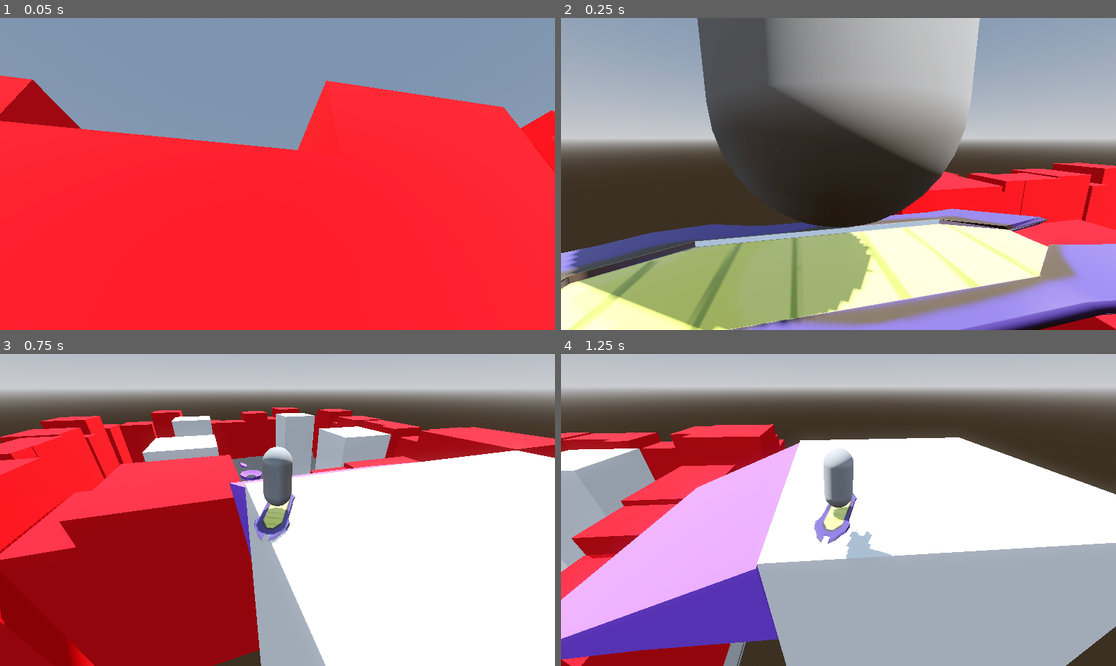
Above: before the commit, frames 1-4 (two rows, left to right).
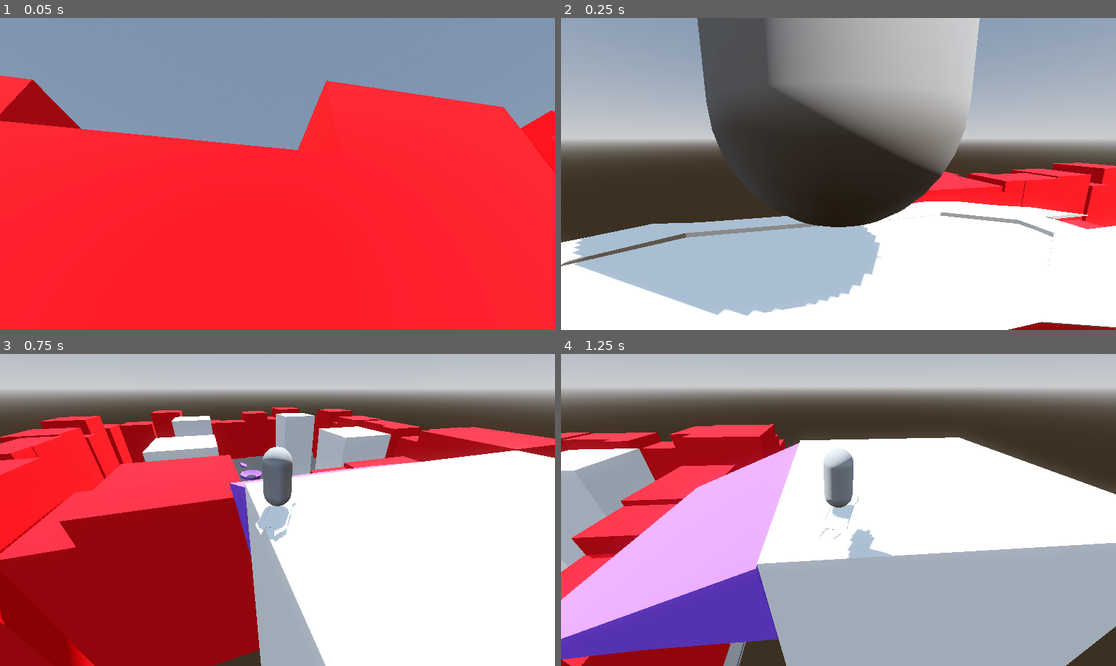
Above: after the commit, the same moments.

Repository: highrower/big-mode-26
Game: Godot game, scene res://Worlds/prototype_level.tscn
The game is run twice, just before and just after one commit, with the same random seed, the same clock (stepped at 60 frames per second) and the same inputs.
Inputs (mouse positions are in pixels of both pictures, inside the frame that each line leads up to):
- Up to frame 1 (0.05 s): no input
- Up to frame 2 (0.25 s): no input
- Up to frame 3 (0.75 s): tap Enter at 0.5 s; move the mouse to (399, 494) at 0.52 s; hold D (move_right) from 0.53 s (still down); click (399, 494) at 0.6 s
- Up to frame 4 (1.25 s): keep holding D (move_right); tap Space (jump) at 0.77 s

Frame 1 is identical in both runs. In frame 2, 35% of the frame differs, in the area x 0-100%, y 58-100%; in frame 3, 0.6%; in frame 4, 0.7%.

Commit message:
Revert "added textures to hoverboard spraypaint can and bat"
This reverts commit aff3048c5d3eb5c6a4b8f35238f1b3520c76b04c.

Diff:
--- a/player/movement/player.tscn
+++ b/player/movement/player.tscn
@@ -2,9 +2,10 @@
 
 [ext_resource type="Script" uid="uid://cpgox75irsaxa" path="res://player/movement/hover_raycasts.gd" id="1_rkbax"]
 [ext_resource type="Script" uid="uid://cm7oi2jaitb28" path="res://player/movement/player_controller.gd" id="2_rkbax"]
-[ext_resource type="PackedScene" uid="uid://b1tqu6gcxbdx7" path="res://player/movement/hoverboard.glb" id="4_wa6sx"]
 [ext_resource type="Script" path="res://player/camera.gd" id="4_yw30f"]
 [ext_resource type="PackedScene" uid="uid://bh6mbtifu4hhu" path="res://enemies/behaviors/can_die.tscn" id="5_td4vs"]
+[ext_resource type="PackedScene" uid="uid://celmm8w4lataj" path="res://player/movement/hoverboard.fbx" id="5_vuopl"]
+[ext_resource type="PackedScene" uid="uid://cfxu8l7pwlof3" path="res://player/weapons/bat.tscn" id="5_wa6sx"]
 
 [sub_resource type="PhysicsMaterial" id="PhysicsMaterial_g1dw6"]
 friction = 0.0
@@ -70,7 +71,7 @@
 
 [node name="Node3D" type="Node3D" parent="." unique_id=726590145]
 
-[node name="Bat" parent="Node3D" unique_id=1849425671]
+[node name="Bat" parent="Node3D" unique_id=1849425671 instance=ExtResource("5_wa6sx")]
 transform = Transform3D(1, 0, 0, 0, 1, 0, 0, 0, 1, 0, 3.3394232, -4.171708)
 knockback = 50.0
 
@@ -78,8 +79,8 @@
 layers = 0
 mesh = SubResource("BoxMesh_tdtx0")
 
-[node name="hoverboard2" parent="MeshInstance3D" unique_id=170421887 instance=ExtResource("4_wa6sx")]
-transform = Transform3D(-35, 0, -5.284853e-06, 0, 20, 0, 5.284853e-06, 0, -35, -0.03275996, 0, -0.05826235)
+[node name="hoverboard" parent="MeshInstance3D" unique_id=768233819 instance=ExtResource("5_vuopl")]
+transform = Transform3D(35, 0, 0, 0, 15, 0, 0, 0, 35, 0, 2.5374322, 0)
 
 [node name="MeshInstance3D2" type="MeshInstance3D" parent="." unique_id=1716787854]
 transform = Transform3D(1, 0, 0, 0, 1, 0, 0, 0, 1, 0, 3.1670003, 0)
--- /dev/null
+++ b/textures/bat.tres
@@ -0,0 +1,3 @@
+[gd_resource type="StandardMaterial3D" format=3 uid="uid://coa8wrb63gumc"]
+
+[resource]
--- a/textures/bat/bat.tres
+++ /dev/null
@@ -1,17 +0,0 @@
-[gd_resource type="StandardMaterial3D" format=3 uid="uid://bqwbgtmhvvtjq"]
-
-[ext_resource type="Texture2D" path="res://textures/bat/bat_bat_BaseColor.png" id="1_7ab5c"]
-[ext_resource type="Texture2D" path="res://textures/bat/bat_bat_Height.png" id="2_x2ysx"]
-[ext_resource type="Texture2D" path="res://textures/bat/bat_bat_Metallic.png" id="3_6tg0x"]
-[ext_resource type="Texture2D" path="res://textures/bat/bat_bat_Normal.png" id="4_0qk56"]
-[ext_resource type="Texture2D" path="res://textures/bat/bat_bat_Roughness.png" id="5_7e0kc"]
-
-[resource]
-albedo_texture = ExtResource("1_7ab5c")
-metallic = 1.0
-metallic_texture = ExtResource("3_6tg0x")
-roughness_texture = ExtResource("5_7e0kc")
-normal_enabled = true
-normal_texture = ExtResource("4_0qk56")
-heightmap_enabled = true
-heightmap_texture = ExtResource("2_x2ysx")
Binary file added: player/movement/hoverboard.fbx
Not shown, changed: player/movement/hoverboard.fbx.import
Binary file removed: player/movement/hoverboard.glb
Binary file added: player/weapons/bat.fbx
Not shown, changed: player/weapons/bat.fbx.import
Binary file removed: player/weapons/bat.glb
Binary file removed: player/weapons/spraycan.glb
Binary file added: player/weapons/spraypaintcan.fbx
Not shown, changed: player/weapons/spraypaintcan.fbx.import
Binary file removed: textures/bat/bat_defaultbasecolortexture.png
Not shown, removed: textures/bat/bat_defaultbasecolortexture.png.import
Binary file removed: textures/bat/bat_defaultmetallicroughnesstex.png
(and 19 more such lines)
